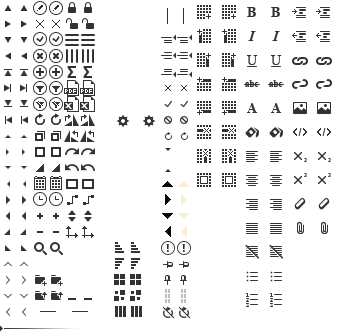
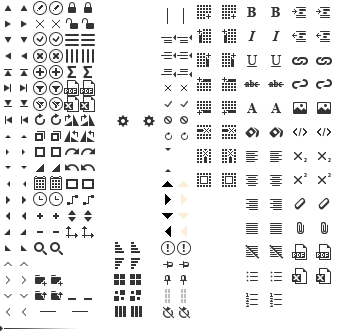
Comparing the layer stacks of the two 340 x 336 images. Changes:
added group "Export" (1st of 2) with 4 layers above "Export" over (x1=292, y1=244, x2=331, y2=284)
added layer "excel hover copy" in group "Export" over (x1=316, y1=268, x2=331, y2=284)
added layer "excel copy" in group "Export" over (x1=292, y1=268, x2=307, y2=284)
added layer "pdf hover copy" in group "Export" over (x1=316, y1=244, x2=331, y2=260)
added layer "pdf copy" in group "Export" over (x1=292, y1=244, x2=307, y2=260)
